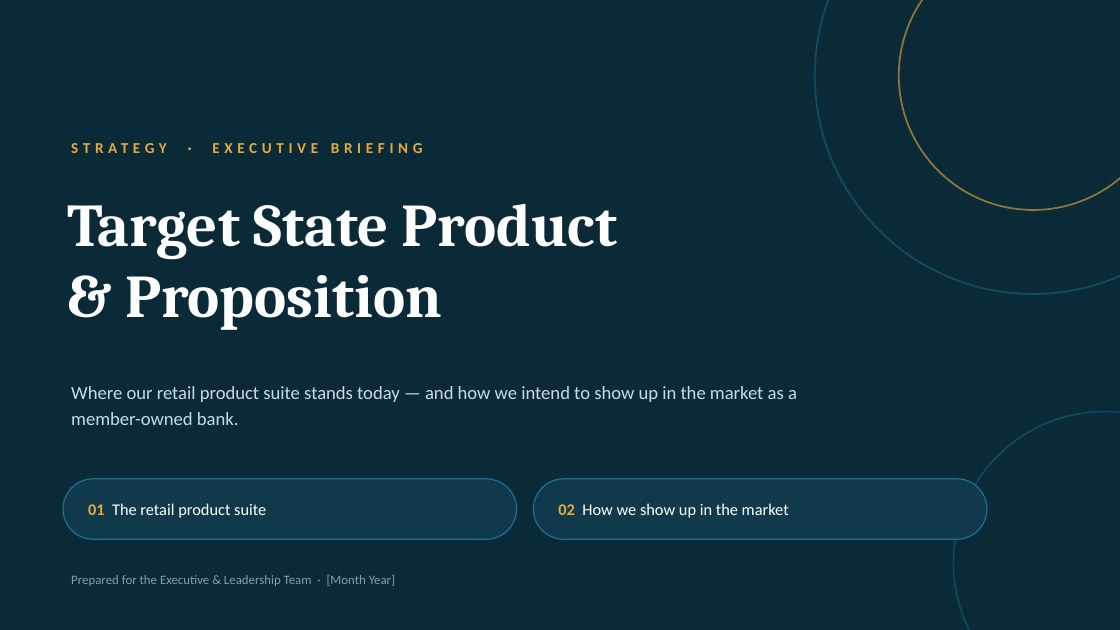
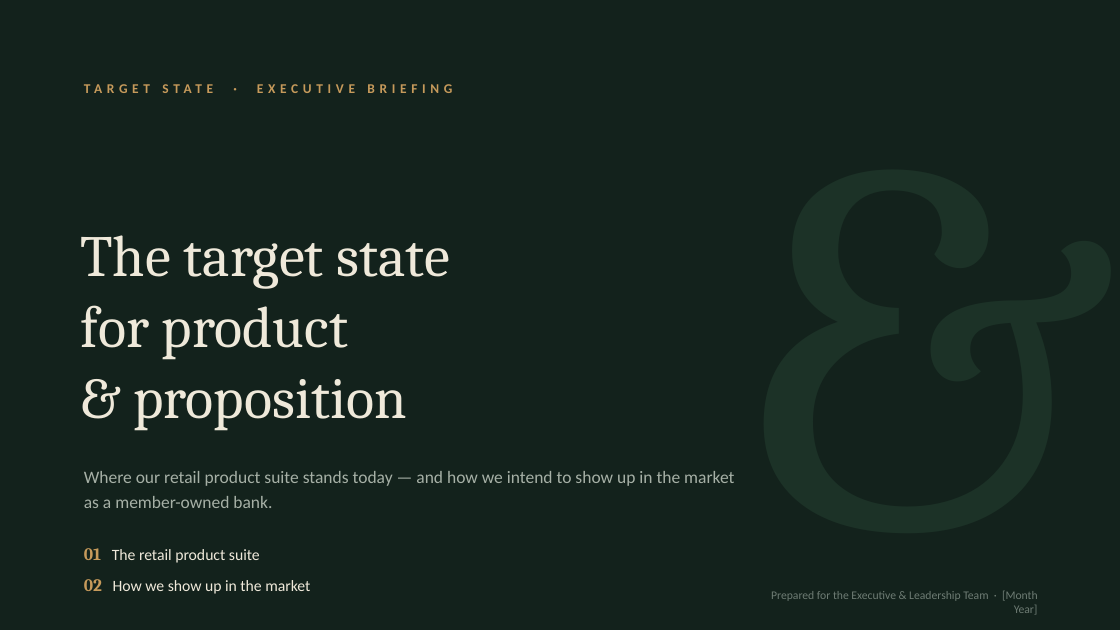
Before and after one commit to zimhwani/my-agents, a slide deck: slide 1 of decks/target-state-product-proposition/Target-State-Product-and-Proposition.pptx. Drawn at 1120x630 pixels with LibreOffice and Linux fonts; fonts in the diff are those of the drawing. Boxes give left, top, right and bottom in pixels: in the first picture for what was removed or moved away, otherwise in the second. Text is boxed around its words. In the diff, an @@ line names an element or a change of style, - is before the commit and + after.

```diff
--- a/decks/target-state-product-proposition/Target-State-Product-and-Proposition.pptx
+++ b/decks/target-state-product-proposition/Target-State-Product-and-Proposition.pptx
@@ background #0A2A38 to #13221C @@
@@ text added at (x1=555, y1=8, x2=1117, y2=622), 460 pt, text #1C3227 @@
+&
@@ rounded rectangle removed at (x1=815, y1=0, x2=1120, y2=294) @@
@@ rounded rectangle removed at (x1=899, y1=0, x2=1120, y2=210) @@
@@ text at (x1=84, y1=84, x2=452, y2=93): text changed; size 13 to 11.5 pt; text colour #E8A93C to #C69A5B @@
-STRATEGY · EXECUTIVE BRIEFING
+TARGET STATE · EXECUTIVE BRIEFING
@@ text at (x1=80, y1=235, x2=450, y2=431): text changed; size 52 to 50 pt; text colour #FFFFFF to #EFE9DA; bold off @@
-Target State Product
-& Proposition
+The target state
+for product
+& proposition
@@ rounded rectangle removed at (x1=954, y1=412, x2=1120, y2=630) @@
@@ rounded rectangle removed at (x1=63, y1=479, x2=517, y2=539) @@
@@ text "Where our retail product suite ..." moved from (x1=71, y1=386, x2=797, y2=425) to (x1=84, y1=471, x2=734, y2=508) @@
@@ text "Where our retail product suite ..." at (x1=84, y1=471, x2=734, y2=508): size 16 to 15 pt, text colour #C7DBE3 to #A6B0A6; line spacing 1.15 to 1.2 @@
@@ rounded rectangle removed at (x1=534, y1=479, x2=987, y2=539) @@
@@ text "01 The retail product suite" moved from (x1=88, y1=503, x2=266, y2=518) to (x1=84, y1=548, x2=260, y2=563) @@
@@ text "01 The retail product suite" at (x1=84, y1=548, x2=260, y2=563): size 14 to 15 pt, font Calibri to Cambria, text colour #E8A93C to #C69A5B in "01"; size 14 to 13.5 pt, text colour #FFFFFF to #EFE9DA @@
@@ text "02 How we show up ..." moved from (x1=558, y1=503, x2=789, y2=518) to (x1=84, y1=579, x2=310, y2=594) @@
@@ text "02 How we show up ..." at (x1=84, y1=579, x2=310, y2=594): size 14 to 15 pt, font Calibri to Cambria, text colour #E8A93C to #C69A5B in "02"; size 14 to 13.5 pt, text colour #FFFFFF to #EFE9DA @@
@@ text "Prepared for the Executive & ..." moved from (x1=71, y1=575, x2=395, y2=586) to (x1=771, y1=591, x2=1038, y2=615) @@
@@ text "Prepared for the Executive & ..." at (x1=771, y1=591, x2=1038, y2=615): size 11 to 10 pt, text colour #7FA0AD to #6E7C74; alignment left to right @@
```
Also in this commit, not shown: 15 other slides changed, 1 other file.
